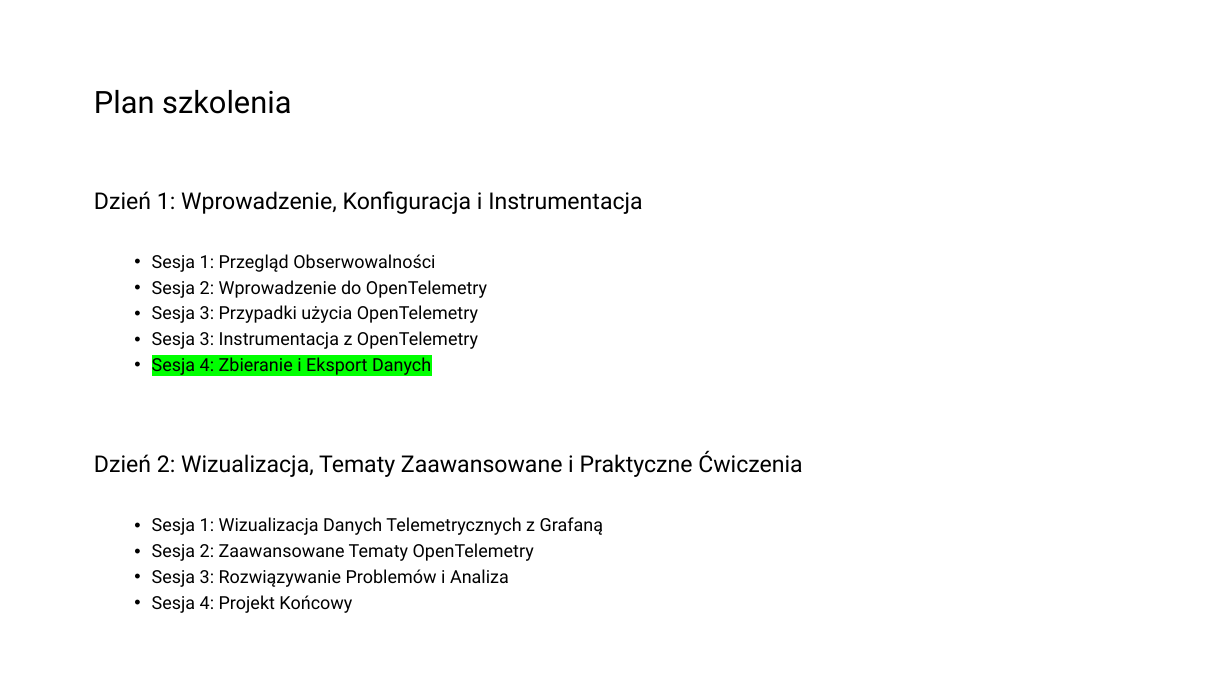
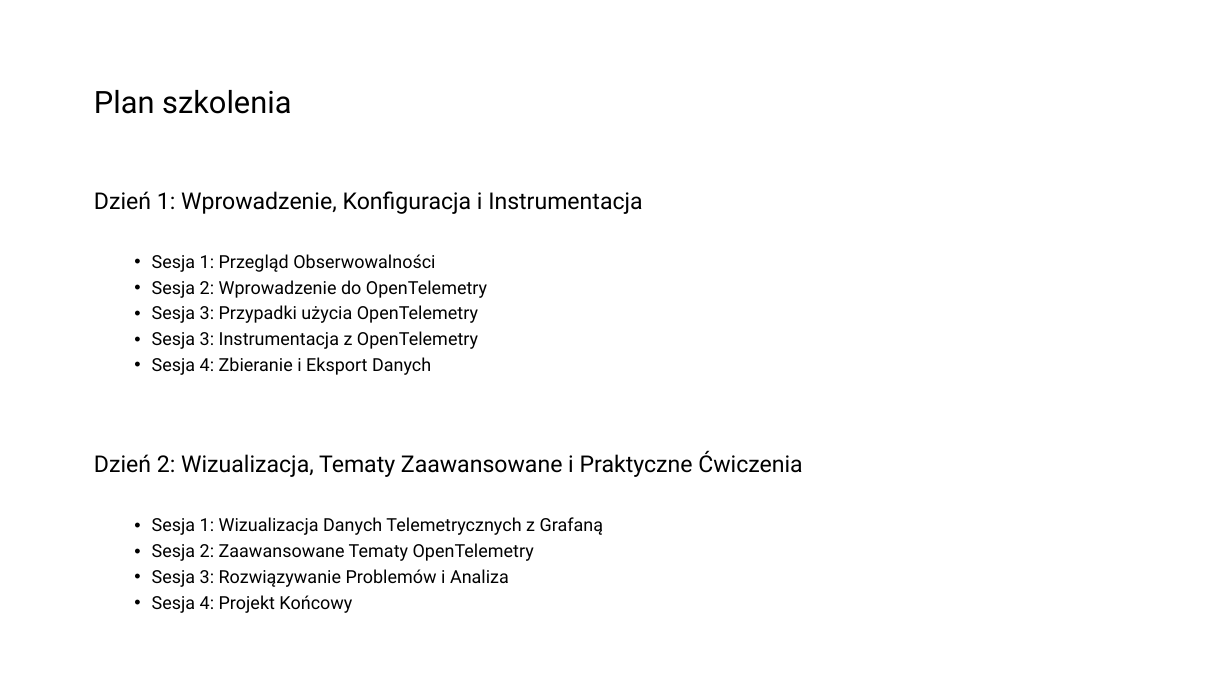
Before and after one commit to Kapsztajn/otel_training_python, a slide deck: slide 2 of otel teoria/Day 1 session 4.2 Konfiguracja Exporterow.pptx. Drawn at 1232x693 pixels with LibreOffice and Linux fonts; fonts in the diff are those of the drawing. Boxes give left, top, right and bottom in pixels: in the first picture for what was removed or moved away, otherwise in the second. Text is boxed around its words. In the diff, an @@ line names an element or a change of style, - is before the commit and + after.

```diff
--- a/otel teoria/Day 1 session 4.2 Konfiguracja Exporterow.pptx
+++ b/otel teoria/Day 1 session 4.2 Konfiguracja Exporterow.pptx
@@ text at (152,357,431,375): highlight #00FF00 to none in "Sesja 4: Zbieranie i Eksport Danych" @@
```
Also in this commit, not shown: 2 other slides changed, 11 slides removed, 23 other files.
